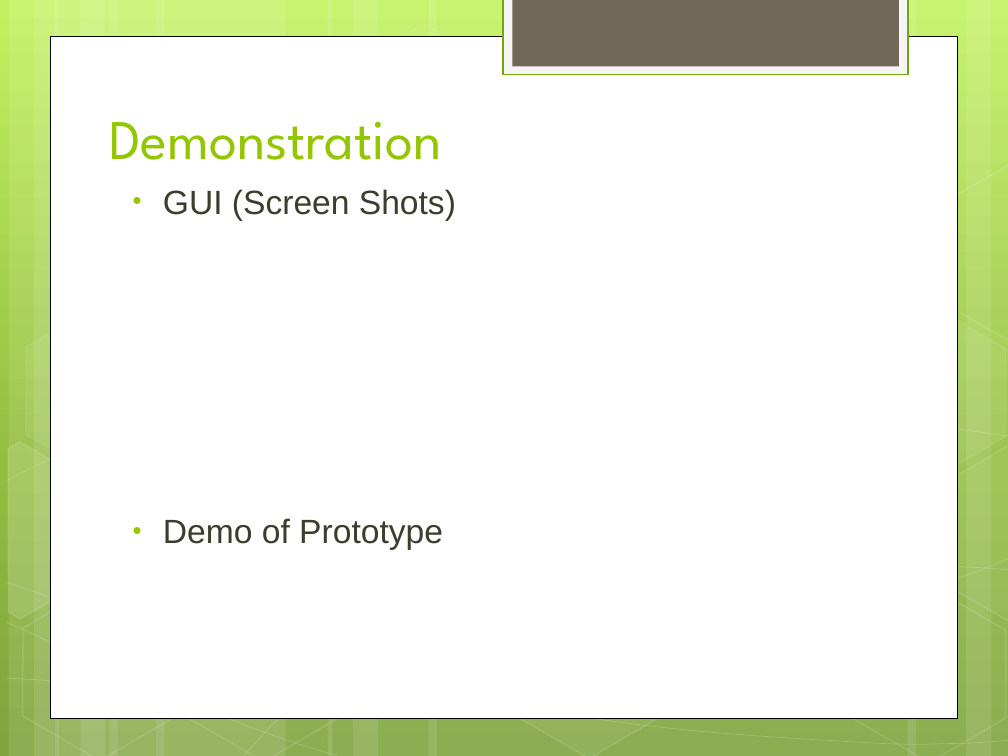
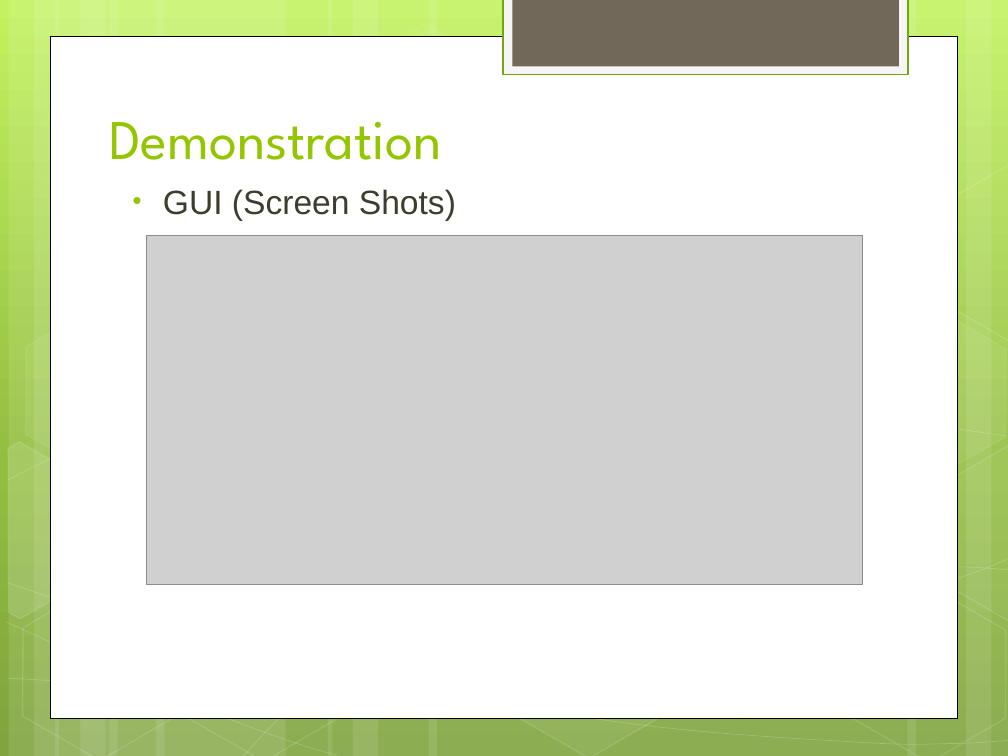
Before and after one commit to x12421032/FinalYearProject, a slide deck: slide 8 of Mid-Point-Project-Presentation.pptx. Drawn at 1008x756 pixels with LibreOffice and Linux fonts; fonts in the diff are those of the drawing; grey boxes stand for pictures. Boxes give left, top, right and bottom in pixels: in the first picture for what was removed or moved away, otherwise in the second. Text is boxed around its words. In the diff, an @@ line names an element or a change of style, - is before the commit and + after.

Commit message:
Powerpoint with GUI

```diff
--- a/Mid-Point-Project-Presentation.pptx
+++ b/Mid-Point-Project-Presentation.pptx
@@ picture added at (x1=147, y1=235, x2=863, y2=584) @@
@@ text at (x1=163, y1=518, x2=443, y2=550): paragraph removed @@
-• Demo of Prototype
```
Also in this commit, not shown: 2 slides added.
